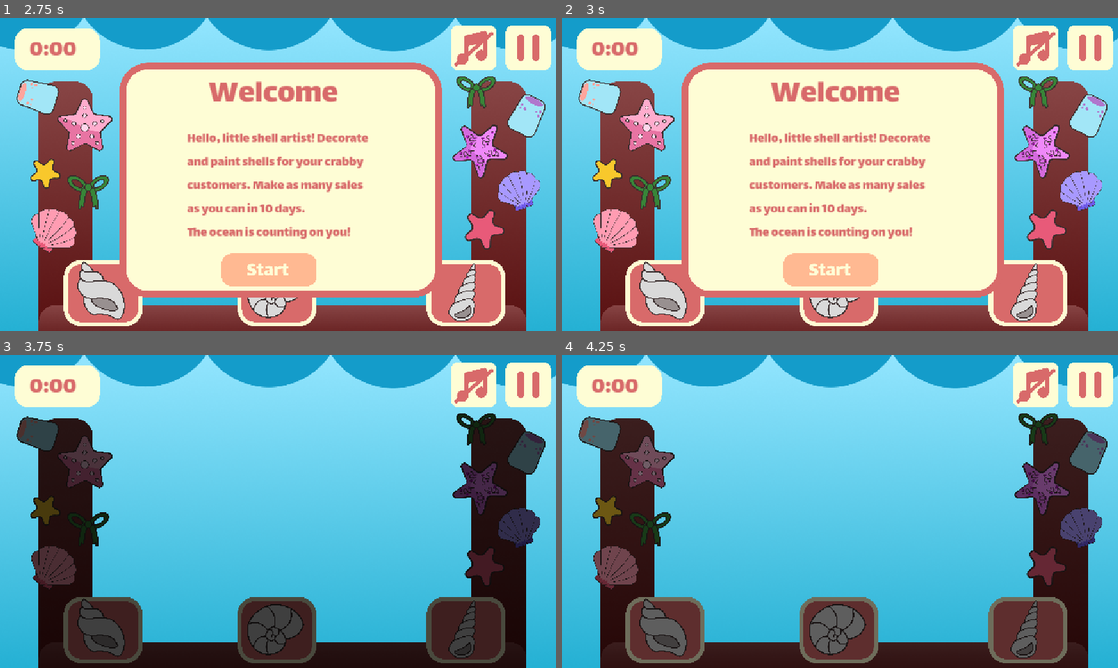
Above: before the commit, frames 1-4 (two rows, left to right).
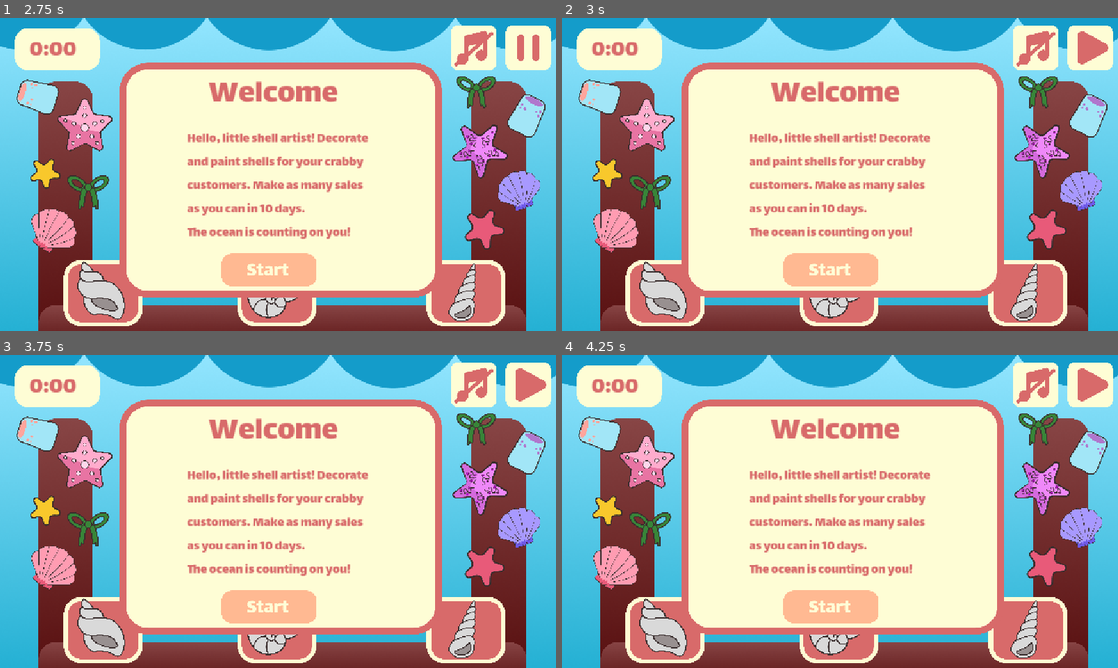
Above: after the commit, the same moments.

Repository: vishyyyyyyyyy/shell-we-decorate
Game: Godot game, scene res://scenes/menu.tscn
Two runs of this game, one before a commit and one after it. Both use one fixed random seed, a clock stepped at 60 frames per second and the inputs below.
Inputs (mouse positions are in pixels of both pictures, inside the frame that each line leads up to):
- Up to frame 1 (2.75 s): tap Enter at 0.5, 2 s; move the mouse to (272, 287) at 0.52 s; hold Right 0.53-1.28 s; tap Alt at 0.6, 2.1 s; click (272, 287) at 0.67 s; tap Space at 1.25 s; move the mouse to (100, 293) at 1.27 s; hold Down 1.28-2.03 s; tap Shift at 1.35 s; click (100, 293) at 1.42 s; move the mouse to (472, 46) at 2.02 s; hold Right from 2.03 s (still down); click (472, 46) at 2.17 s
- Up to frame 2 (3 s): tap Space at 2.75 s; move the mouse to (1090, 46) at 2.77 s; release Right at 2.78 s; hold Up from 2.78 s (still down); tap Shift at 2.85 s; click (1090, 46) at 2.92 s
- Up to frame 3 (3.75 s): tap Enter at 3.5 s; move the mouse to (266, 605) at 3.52 s; release Up at 3.53 s; hold Left from 3.53 s (still down); tap Alt at 3.6 s; click (266, 605) at 3.67 s
- Up to frame 4 (4.25 s): keep holding Left

Frame 1 is identical in both runs. In frame 2, 0.2% of the frame differs, in the area x 90-100%, y 4-15%; in frame 3, 69%, in the area x 3-100%, y 4-100%; in frame 4, 69%.

Commit message:
add music!

Diff:
--- a/new-game-project/scenes/game.tscn
+++ b/new-game-project/scenes/game.tscn
@@ -58,6 +58,7 @@
 [ext_resource type="Texture2D" uid="uid://bgpwhvhjd13pk" path="res://images/crabdance2.png" id="53_n8ral"]
 [ext_resource type="Texture2D" uid="uid://c1tpj35icscfe" path="res://images/crabdance.png" id="54_yd4ix"]
 [ext_resource type="Script" uid="uid://mpwbppiy6awx" path="res://scripts/playagain.gd" id="55_bk1p3"]
+[ext_resource type="AudioStream" uid="uid://cb1b1a2glkk5u" path="res://music.mp3" id="59_n8ral"]
 
 [sub_resource type="Animation" id="Animation_gxtfn"]
 length = 0.001
@@ -2329,6 +2330,8 @@
 texture = ExtResource("10_sww3w")
 
 [node name="AudioStreamPlayer" type="AudioStreamPlayer" parent="."]
+stream = ExtResource("59_n8ral")
+volume_db = -10.0
 
 [connection signal="input_event" from="music" to="music" method="_on_input_event"]
 [connection signal="input_event" from="pause" to="pause" method="_on_input_event"]
--- a/new-game-project/scripts/game.gd
+++ b/new-game-project/scripts/game.gd
@@ -99,8 +99,8 @@
 	$stand/customizepanel/CollisionShape2D2.disabled=false
 	$stand/customizepanel/CollisionShape2D.disabled=false
 	$stand/customizepanel/CollisionShape2D3.disabled=false
-	if Global.day == 0:
-		spawn_crab()
+	#if Global.day == 0:
+	spawn_crab()
 
 
 func on_crab_finished():
@@ -450,7 +450,7 @@
 	return pool
 
 func build_bow_pool() -> Array:
-	var pool := [1,1,0 ]
+	var pool := [0,0 ]
 
 	if Global.upgrades["bow"]:
 		pool.append(1)
--- a/new-game-project/scripts/global.gd
+++ b/new-game-project/scripts/global.gd
@@ -18,8 +18,25 @@
 var streak = 0
 var crabsales =0
 
+var music_on := true
+var music_player: AudioStreamPlayer
+
 func _ready() -> void:
-	pass
+	music_player = AudioStreamPlayer.new()
+	add_child(music_player)
 
-func _process(delta: float) -> void:
-	pass
+	var music = preload("res://music.mp3")
+	music.loop = true
+
+	music_player.stream = music
+
+	if music_on:
+		music_player.play()
+
+func toggle_music():
+	music_on = !music_on
+
+	if music_on:
+		music_player.play()
+	else:
+		music_player.stop()
--- a/new-game-project/scripts/music.gd
+++ b/new-game-project/scripts/music.gd
@@ -10,8 +10,8 @@
 	if event is InputEventMouseButton \
 	and event.pressed \
 	and event.button_index == MOUSE_BUTTON_LEFT:
-		get_tree().paused = !get_tree().paused
-		if get_tree().paused:
+		Global.toggle_music()
+		if Global.music_on:
+			sprite.texture = music
+		else:
 			sprite.texture = mute
-		else:
-			sprite.texture = music
Not shown, added: new-game-project/music.mp3.import
Not shown: 1 places in new-game-project/scenes/game.tscn that only renumber resources
Not shown, added: new-game-project/music.mp3
